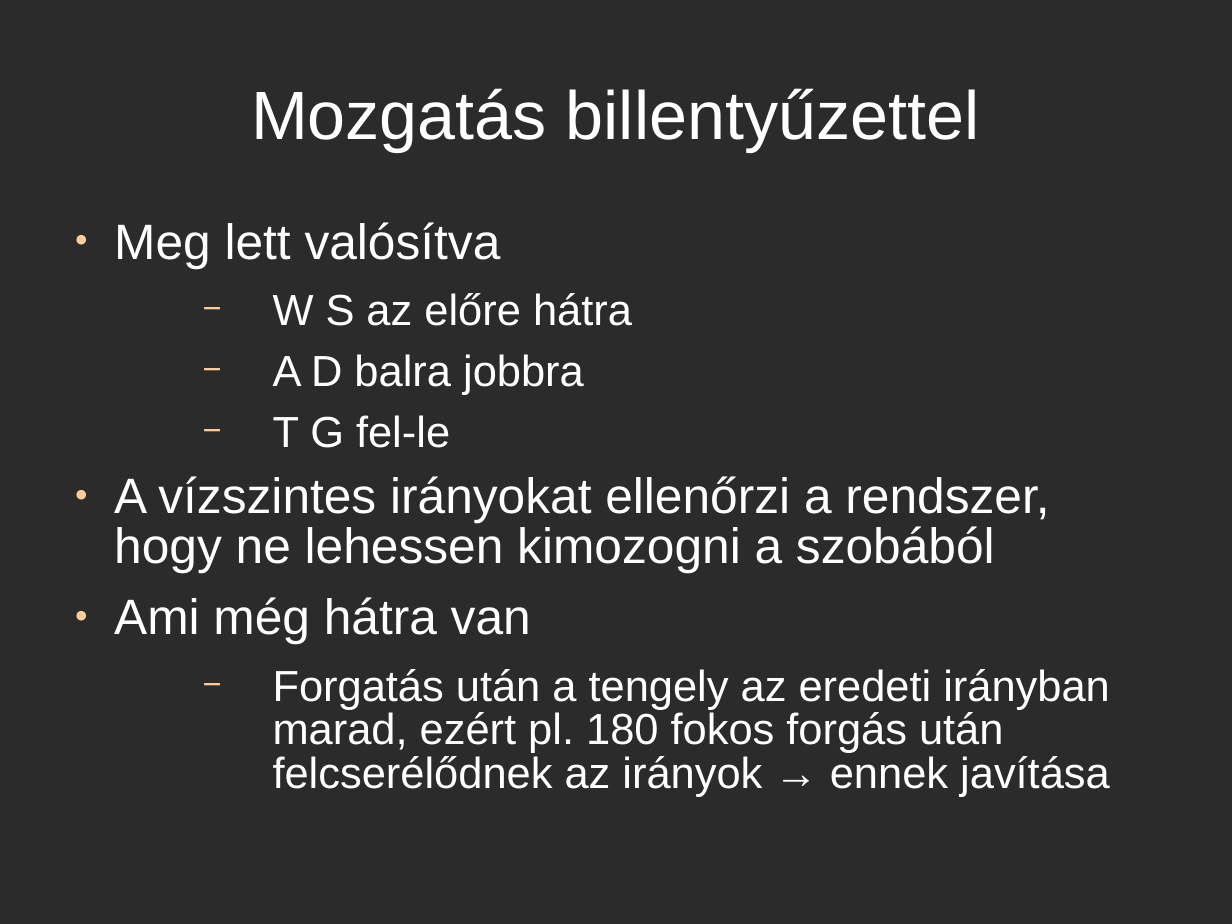
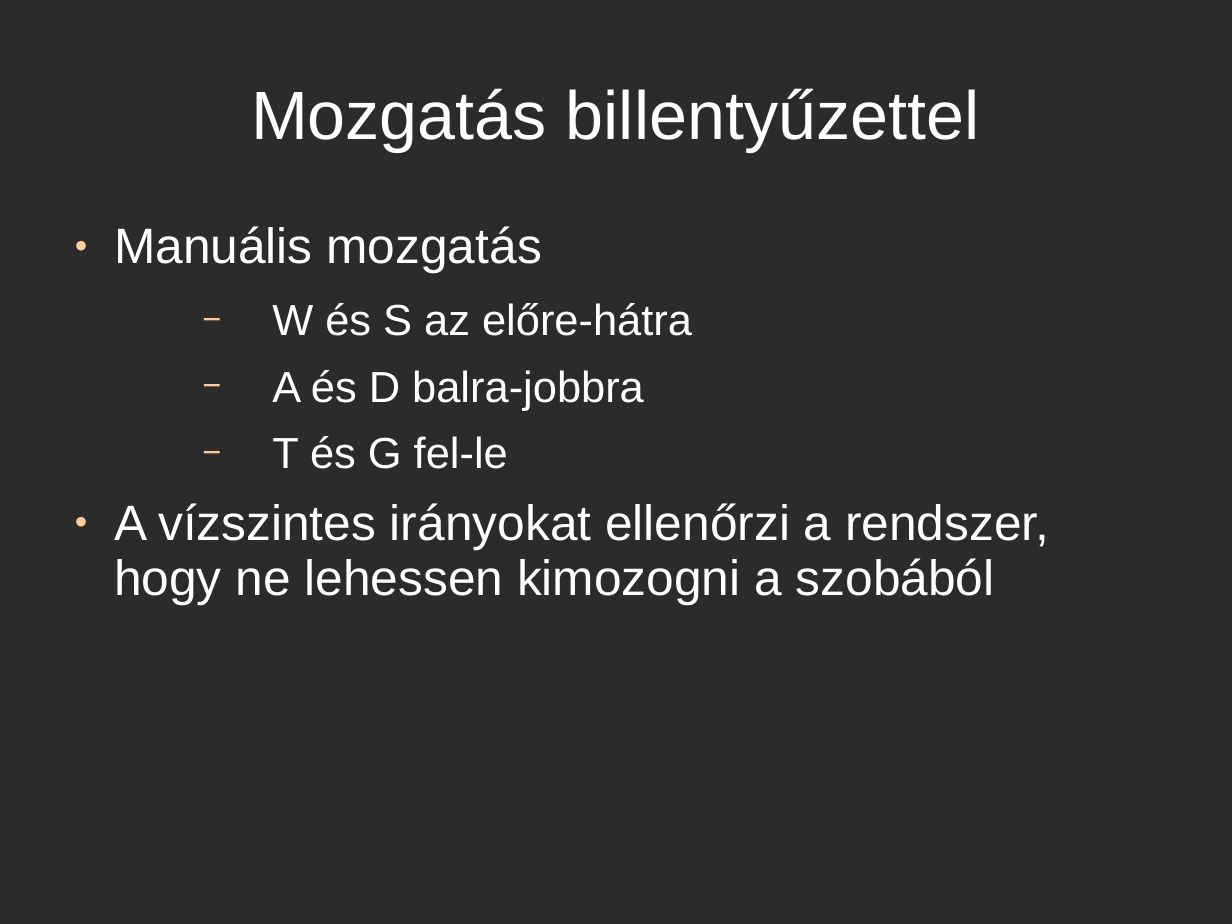
Before and after one commit to csko/Pool, a slide deck: slide 3 of Milestone 1/doc/borde_sandor_m1.ppt. Drawn at 1232x924 pixels with LibreOffice and Linux fonts; fonts in the diff are those of the drawing; background and template pictures are left out; a plain dark background stands for a picture behind light text. Boxes give left, top, right and bottom in pixels: in the first picture for what was removed or moved away, otherwise in the second. Text is boxed around its words. In the diff, an @@ line names an element or a change of style, - is before the commit and + after.

```diff
--- a/Milestone 1/doc/borde_sandor_m1.ppt
+++ b/Milestone 1/doc/borde_sandor_m1.ppt
@@ text at (x1=114, y1=226, x2=692, y2=469): text changed @@
-● Meg lett valósítva
-  − W S az előre hátra
-  − A D balra jobbra
-  − T G fel-le
+● Manuális mozgatás
+  − W és S az előre-hátra
+  − A és D balra-jobbra
+  − T és G fel-le
@@ text at (x1=114, y1=503, x2=1049, y2=605): line spacing 0.83 to 0.93 @@
@@ text at (x1=114, y1=597, x2=1110, y2=797): paragraphs removed @@
-● Ami még hátra van
-  − Forgatás után a tengely az eredeti irányban marad, ezért pl. 180 fokos forgás után felcserélődnek az irányok → ennek javítása
```
Also in this commit, not shown: 3 other slides changed, 5 slides added, 1 slide removed, 6 other files.
